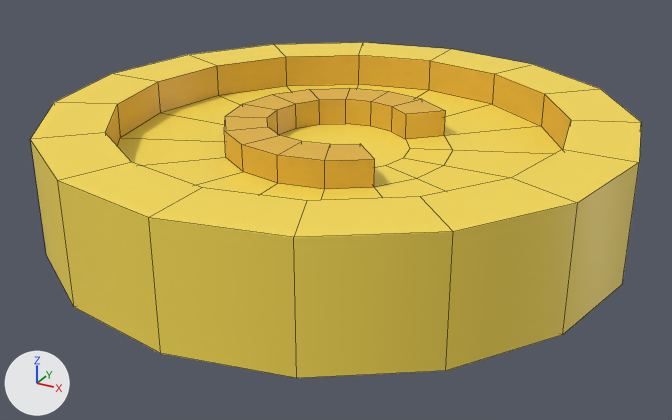
Renders of the FBX model Assets/2.IngameScene/Models/Buildings/Probs/Coin_Gold.fbx from each side of a commit.
Both versions are drawn from a camera (50 mm lens) standing at (0.1281, -0.2344, 0.1206) and looking at (0.0019, -0.005, 0.0058). Lighting does not change. The marker at lower left points along +X, +Y and +Z. Mesh edges are drawn as thin lines. Where no turn or scale is listed for an object, it has been applied to the vertices.

Before the edit, the objects in view are built like this:
```python
me_cylinder_012 = bpy.data.meshes.new('Cylinder.012')
me_cylinder_012.from_pydata(...)  # 154 vertices, 140 faces; spans x -0.088..0.088, y -0.088..0.088, z 0.0..0.036
me_cylinder_012.materials.append(mat_material)  # picture img_t_coins_png
ob_coin_gold = bpy.data.objects.new('Coin_Gold', me_cylinder_012)
ob_coin_gold.location = (0.0, 0.0, 0.0)
```
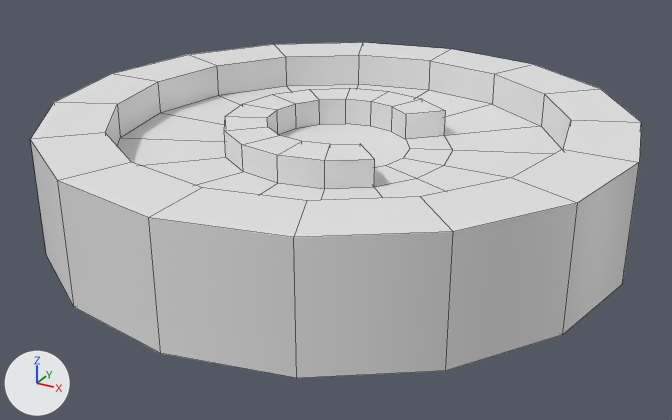
The newer file is also turned or shifted as a whole; pictures and numbers use the older file's frame.

Patch to the scene script:
```diff
--- a/Assets/2.IngameScene/Models/Buildings/Probs/Coin_Gold.fbx.py
+++ b/Assets/2.IngameScene/Models/Buildings/Probs/Coin_Gold.fbx.py
@@ me_cylinder_012 @@
 me_cylinder_012.from_pydata(...)  # 154 vertices, 140 faces; spans x -0.088..0.088, y -0.088..0.088, z 0.0..0.036
-me_cylinder_012.materials.append(mat_material)  # picture img_t_coins_png
```

Pixel boxes (x1, y1, x2, y2) of what changed, in the pictures (672 x 420 px):
'Coin_Gold', recoloured (yellow to white)
    both: (30, 42, 641, 378)
